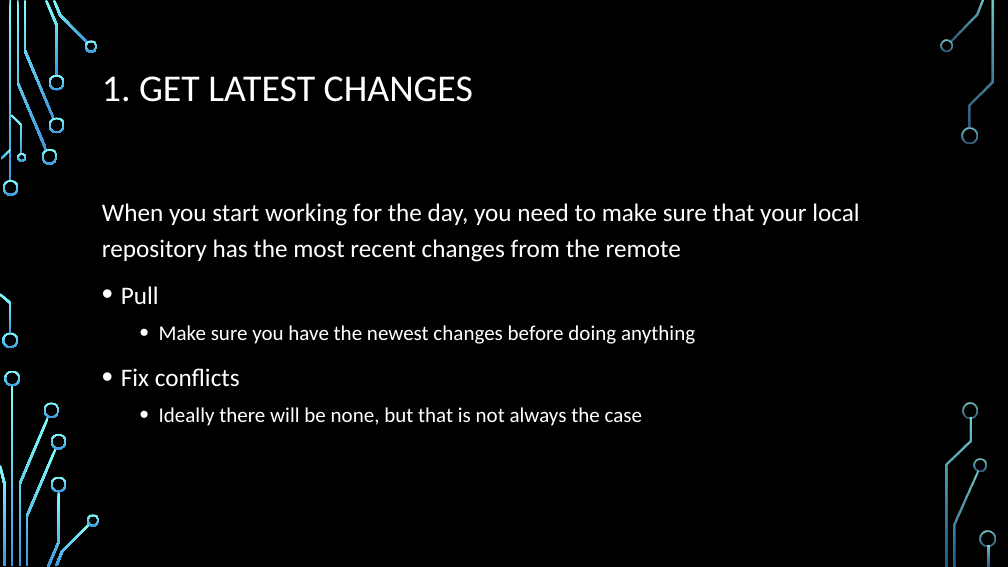
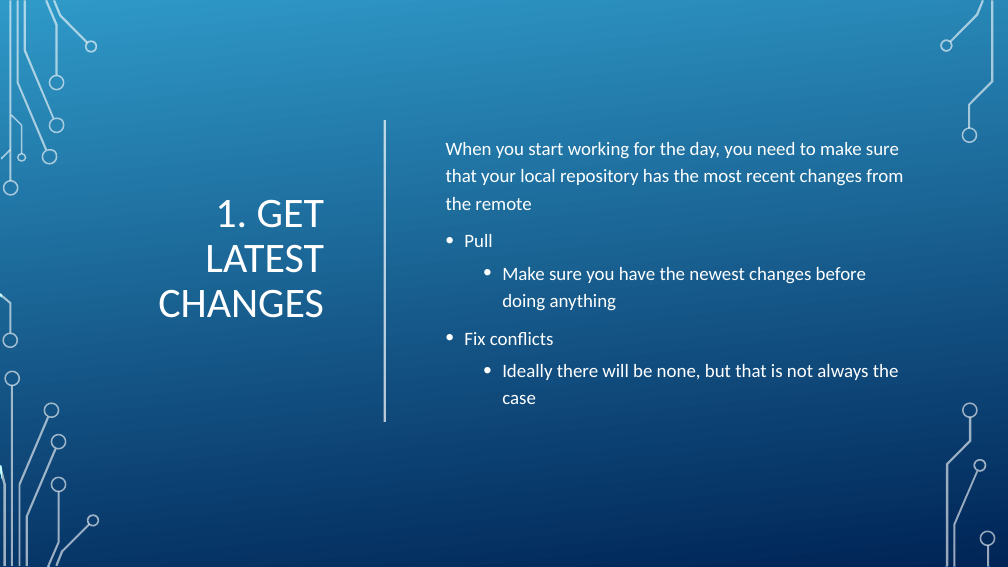
Before and after one commit to EoinRaff/Java_Demo, a slide deck: slide 5 of Github Workflow.pptx (slide 4 before the commit). Drawn at 1008x567 pixels with LibreOffice and Linux fonts; fonts in the diff are those of the drawing; background and template pictures are left out. Boxes give left, top, right and bottom in pixels: in the first picture for what was removed or moved away, otherwise in the second. Text is boxed around its words. In the diff, an @@ line names an element or a change of style, - is before the commit and + after.

```diff
--- a/Github Workflow.pptx
+++ b/Github Workflow.pptx
@@ rectangle added at (x1=2, y1=0, x2=1008, y2=566), fill gradient #3198C9 to #002456 @@
@@ title "1. GET LATEST CHANGES" moved from (x1=102, y1=76, x2=473, y2=102) to (x1=158, y1=199, x2=324, y2=318) @@
@@ title "1. GET LATEST CHANGES" at (x1=158, y1=199, x2=324, y2=318): size 36 to 40 pt; alignment left to right @@
@@ text "When you start working for ..." moved from (x1=102, y1=203, x2=859, y2=426) to (x1=446, y1=142, x2=903, y2=404) @@
@@ text "When you start working for ..." at (x1=446, y1=142, x2=903, y2=404): size 24 to 18 pt in "When you start working for the day, ...", "Pull", "Fix conflicts"; size 20 to 18 pt in "Make sure you have the newest changes ...", "Ideally there will be none, but that ..."; vertical alignment top to middle @@
@@ line added from (385, 120) to (385, 422), #FFFFFF 2 pt @@
@@ group added at (x1=0, y1=0, x2=100, y2=567): 24 freeform shapes, 2 rectangles @@
@@ group added at (x1=940, y1=0, x2=996, y2=566): 9 freeform shapes, 1 rectangle @@
```
Also in this commit, not shown: 10 other slides changed, 6 slides added.
